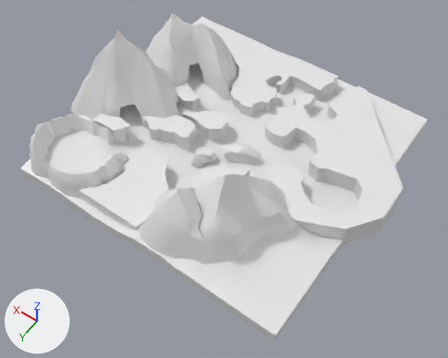
An edit to the Blender file stuff.blend, drawn before and after from the same camera.
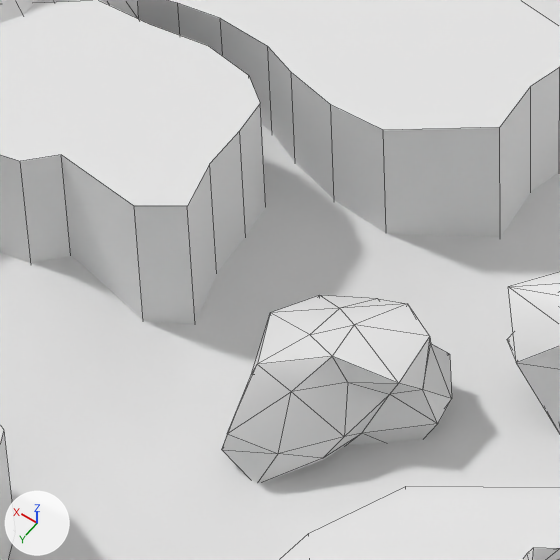
Each version is shown whole from a camera (50 mm lens) standing at (-295.0, 408.0, 577.0) and looking at (-37.0, 46.0, 8.0), then close up on the part from 37% to 51% of the width and 32% to 49% of the height. The axes (+X, +Y, +Z) are drawn at lower left. The lights are the same throughout. The close-ups show mesh edges as thin lines.

Before the edit, the objects in view are built like this:
```python
me_cylinder_001 = bpy.data.meshes.new('Cylinder.001')
me_cylinder_001.from_pydata(...)  # 440 vertices, 236 faces; spans x -18.5..9.0, y -2.7..23.6, z -2.3..2.0
me_cylinder_001.polygons.foreach_set('use_smooth', [True] * 236)
me_icosphere_002 = bpy.data.meshes.new('Icosphere.002')
me_icosphere_002.from_pydata(...)  # 1343 vertices, 1454 faces; spans x -54.0..110.0, y -17.0..129.0, z -2.0..27.0
me_icosphere_002.polygons.foreach_set('use_smooth', [True] * 1454)
me_plane_001 = bpy.data.meshes.new('Plane.001')
me_plane_001.from_pydata(...)  # 10658 vertices, 10656 faces; spans x -1.0..1.0, y -1.0..1.0, z -0.13..0.09
me_plane_001.polygons.foreach_set('use_smooth', [True] * 10656)
ob_mt_rocks = bpy.data.objects.new('mt rocks', me_icosphere_002)
ob_mt_rocks.location = (-30.8, -93.9, 9.1)
ob_mt_rocks.scale = (2.06, 2.06, 4.21)
_m = ob_mt_rocks.modifiers.new('Boolean', 'BOOLEAN')
_m.object = ob_cylinder_009
_m = ob_mt_rocks.modifiers.new('Boolean.004', 'BOOLEAN')
_m.object = ob_cylinder_010
_m = ob_mt_rocks.modifiers.new('Boolean.003', 'BOOLEAN')
_m.object = ob_cylinder_013
_m = ob_mt_rocks.modifiers.new('Boolean.002', 'BOOLEAN')
_m.object = ob_cylinder_012
_m = ob_mt_rocks.modifiers.new('Boolean.001', 'BOOLEAN')
_m.object = ob_cylinder_011
ob_plane = bpy.data.objects.new('Plane', me_plane_001)
ob_plane.location = (-10.7, -5.4, 5.2)
ob_plane.scale = (178.0, 178.0, 178.0)
ob_trees = bpy.data.objects.new('trees', me_cylinder_001)
ob_trees.location = (20.2, -135.3, 12.4)
ob_trees.scale = (12.6, 12.6, 10.0)
```
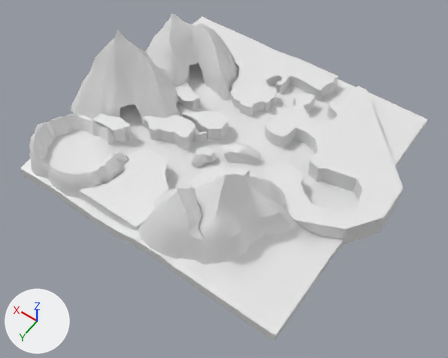
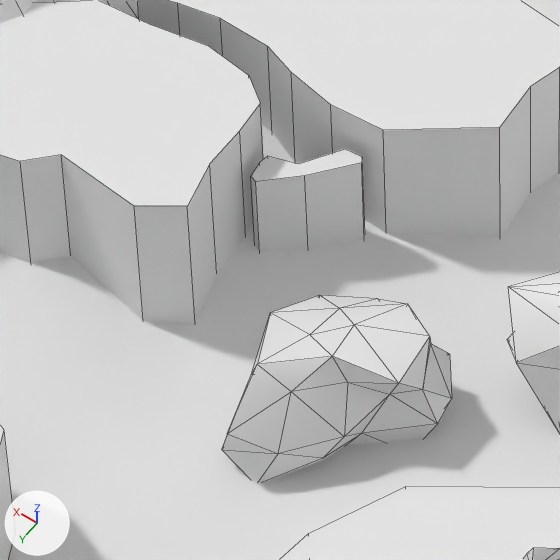
Edits to the bpy script that builds the scene:
```text
Change me_cylinder_001:
    used by ob_trees; location = (20.2, -135.3, 12.4); scale = (12.6, 12.6, 10.0)
    remove me_cylinder_001.from_pydata(...)  # 440 vertices, 236 faces; spans x -18.5..9.0, y -2.7..23.6, z -2.3..2.0
    add me_cylinder_001.from_pydata(...)  # 458 vertices, 247 faces; spans x -18.5..9.0, y -2.7..23.6, z -2.3..2.0
    me_cylinder_001 part 1: a new loose piece of 18 vertices spanning x -0.2..0.6, y 11.2..12.1, z -1.2..0.7
```

Where the change shows, as pixel boxes (x1, y1, x2, y2) in the close-ups (560 x 560 px):
part 1 of me_cylinder_001, added
    after: (251, 149, 365, 252)
